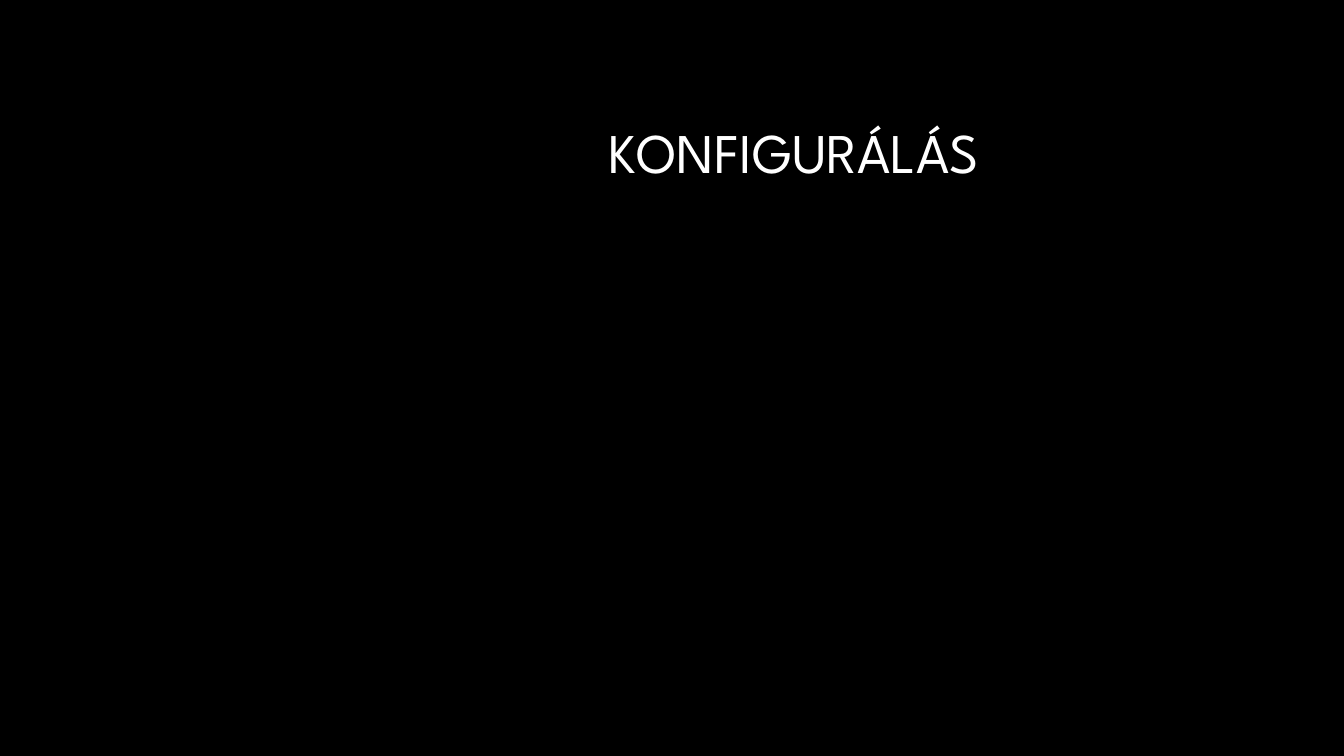
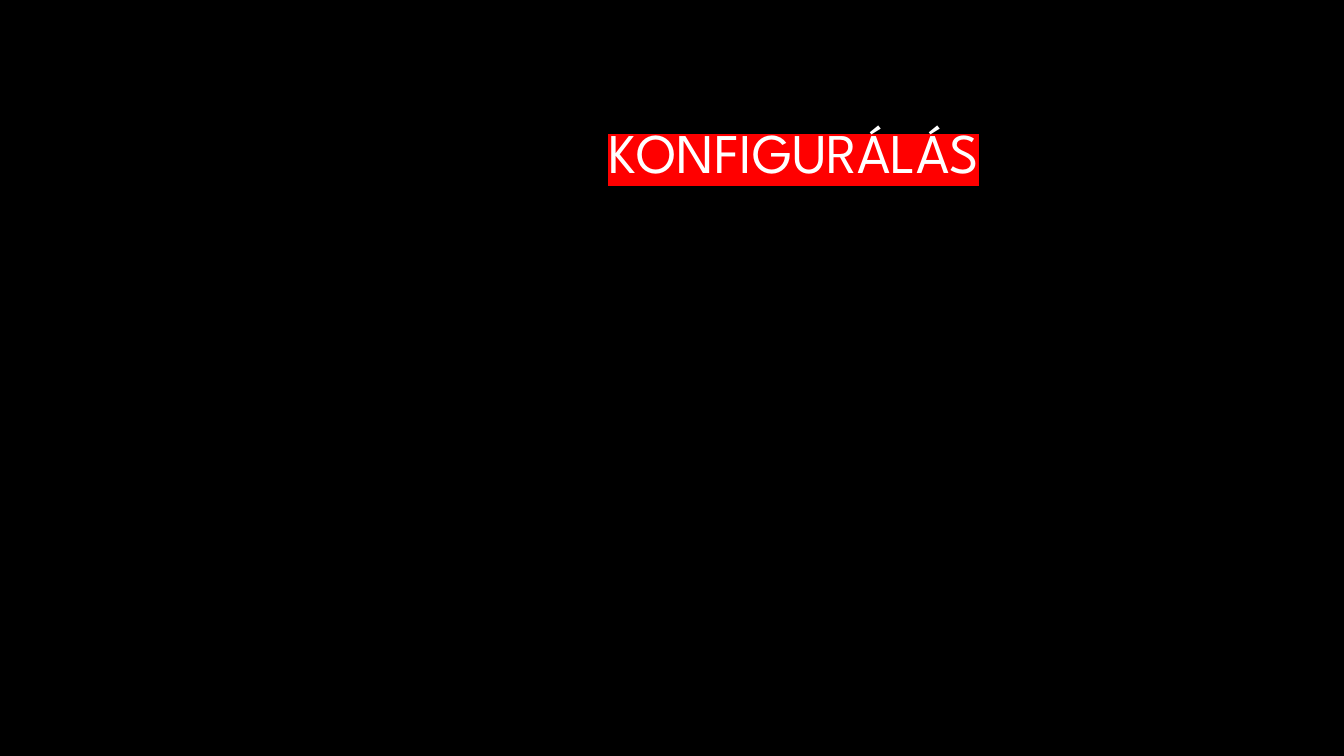
Before and after one commit to somogyib05/InterFaces, a slide deck: slide 8 of Projekt.pptx. Drawn at 1344x756 pixels with LibreOffice and Linux fonts; fonts in the diff are those of the drawing; background and template pictures are left out. Boxes give left, top, right and bottom in pixels: in the first picture for what was removed or moved away, otherwise in the second. Text is boxed around its words. In the diff, an @@ line names an element or a change of style, - is before the commit and + after.

```diff
--- a/Projekt.pptx
+++ b/Projekt.pptx
@@ title "KONFIGURÁLÁS" at [608,117,979,190]: highlight none to #FF0000 @@
```
Also in this commit, not shown: 4 other slides changed.
